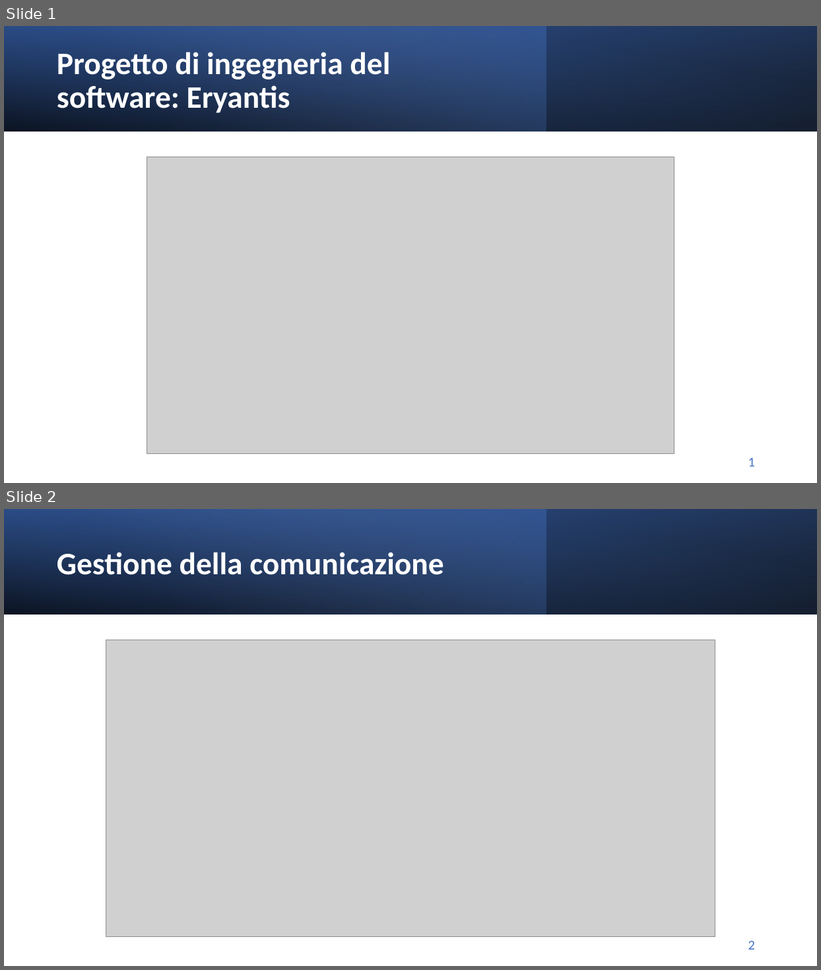
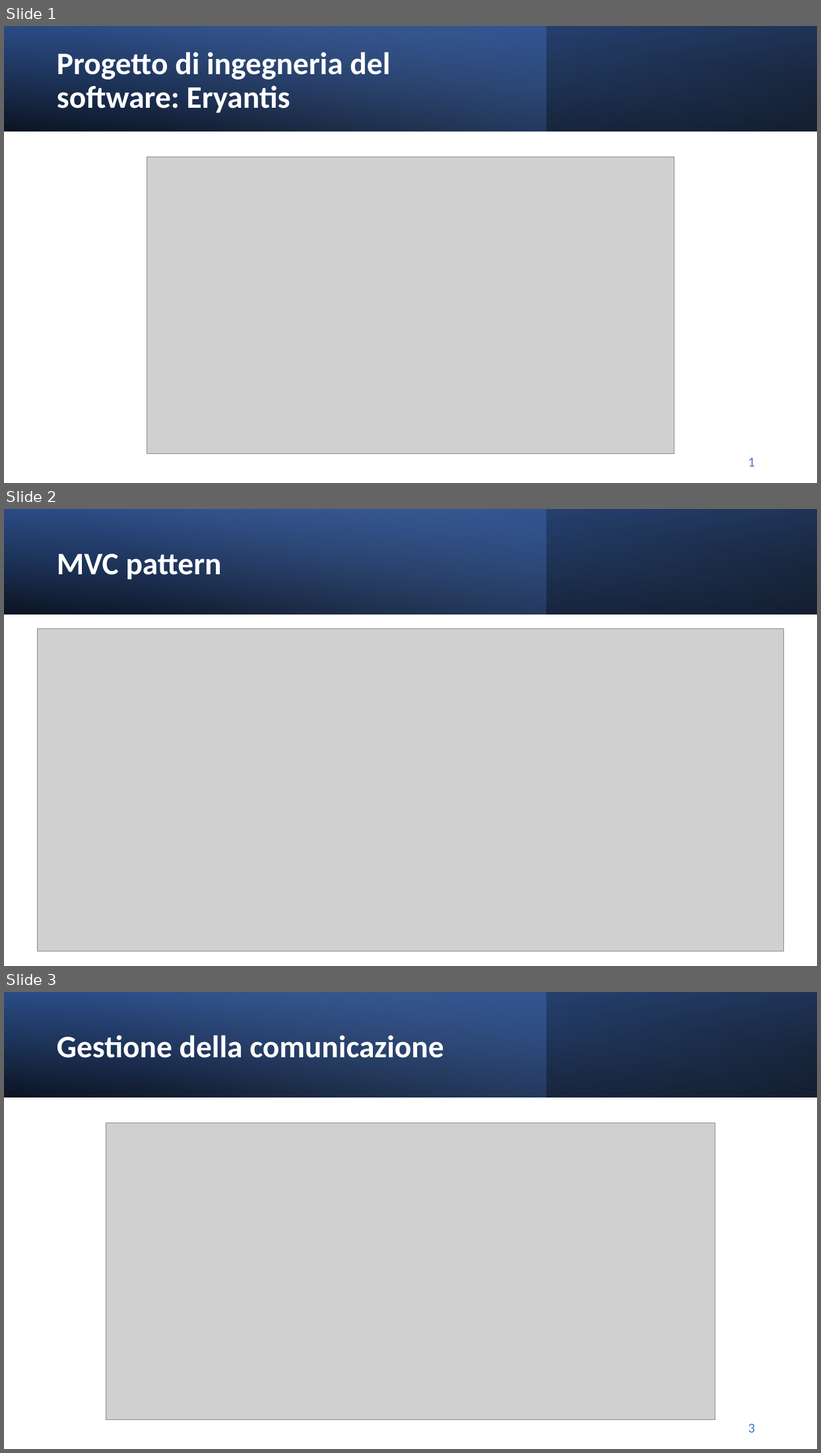
Before and after one commit to Mattia-Zambetti/ing-sw-2022-Tonsi-Zambetti-Vaia, a slide deck: deliverables/presentazione eryantis.pptx. Shown one above the other, each under a label of ours: slides 1 and 2 before the commit, slides 1, 2 and 3 after it. The pictures are 821x970 and 821x1453 pixels, drawn with LibreOffice and Linux fonts; fonts in the diff are those of the drawing; grey boxes stand for pictures. Boxes give left, top, right and bottom in pixels: in the first picture for what was removed or moved away, otherwise in the second. Text is boxed around its words. In the diff, an @@ line names an element or a change of style, - is before the commit and + after.

```diff
--- a/deliverables/presentazione eryantis.pptx
+++ b/deliverables/presentazione eryantis.pptx
@@ slide 2 added at box(4, 509, 817, 966), background #FFFFFF @@
@@ rectangle added at box(4, 509, 817, 614), fill gradient #000000 to #2F5597 @@
@@ rectangle added at box(4, 509, 547, 614), fill gradient #4472C4 to #8FAADC @@
@@ rectangle added at box(4, 509, 817, 614), fill gradient #000000 to #4472C4 @@
@@ title added at box(57, 554, 222, 580), 37 pt, text #FFFFFF, bold @@
+MVC pattern
@@ picture added at box(38, 629, 784, 952) @@
@@ page number added at box(748, 951, 755, 954), 16 pt, text #4472C4 @@
+2
@@ what was slide 2 is now slide 3 @@
@@ page number at box(748, 1424, 755, 1433): text changed @@
-2
+3
```
Also in this commit, not shown: 5 other files.
